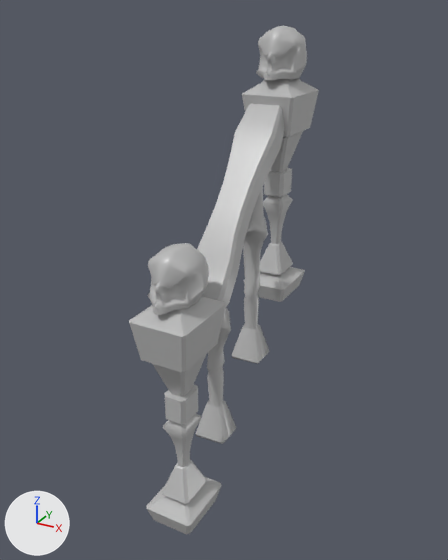
Renders of the FBX model GhostMunch/Assets/Meshes/Modular_Building/SM_Building_Rail_Stair_000.fbx from each side of a commit.
Rendered twice from a 50 mm camera at (10.27, 2.83, 3.22) aimed at (8.59, 5.9, 1.69). The lights are fixed; the arrows at lower left show +X, +Y and +Z. Where no turn or scale is listed for an object, it has been applied to the vertices.

Names of what the first picture shows: 'SM_StairRail_000'.
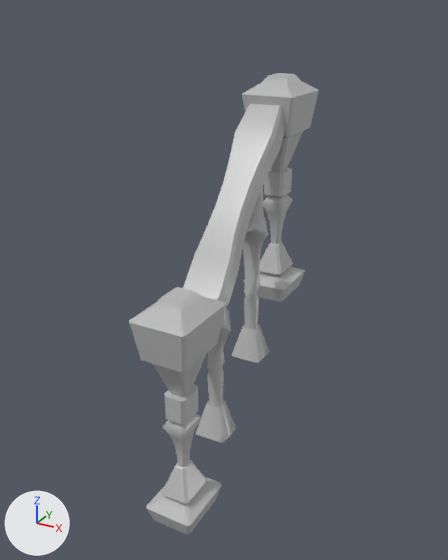
The newer file is also turned or shifted as a whole; pictures and numbers use the older file's frame.

Location of each change, (x1, y1, x2, y2) in pixels of the pictures (448 x 560 px):
'SM_StairRail_000', reshaped (9% shorter): before (129, 25, 319, 535); after (129, 73, 319, 535)
part 1 of me_mesh, deleted: before (256, 25, 307, 80)
part 2 of me_mesh, deleted: before (147, 243, 209, 315)

The change in detail:
me_mesh has 1476 vertices, 1458 faces and spans x -0.29..0.06, y -1.65..0.06, z -1.0..1.76.
me_mesh is used by ob_sm_stairrail_000; location (8.744, 6.745, 1.36).
me_mesh part 1: the loose piece of 398 vertices spanning x -0.26..0.01, y -0.38..0.05, z 1.45..1.76 is deleted.
me_mesh part 2: the loose piece of 398 vertices spanning x -0.26..0.01, y -1.63..-1.21, z 0.43..0.74 is deleted.
